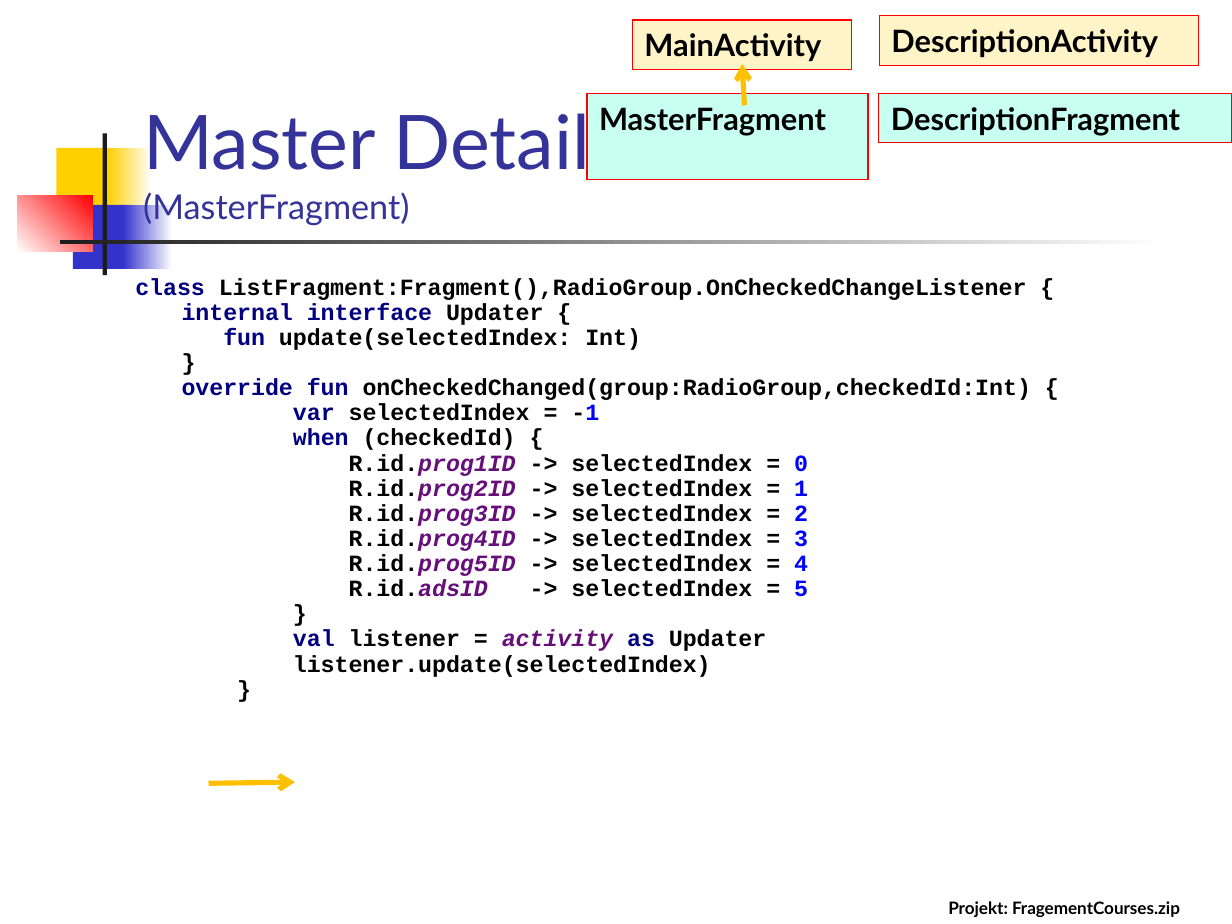
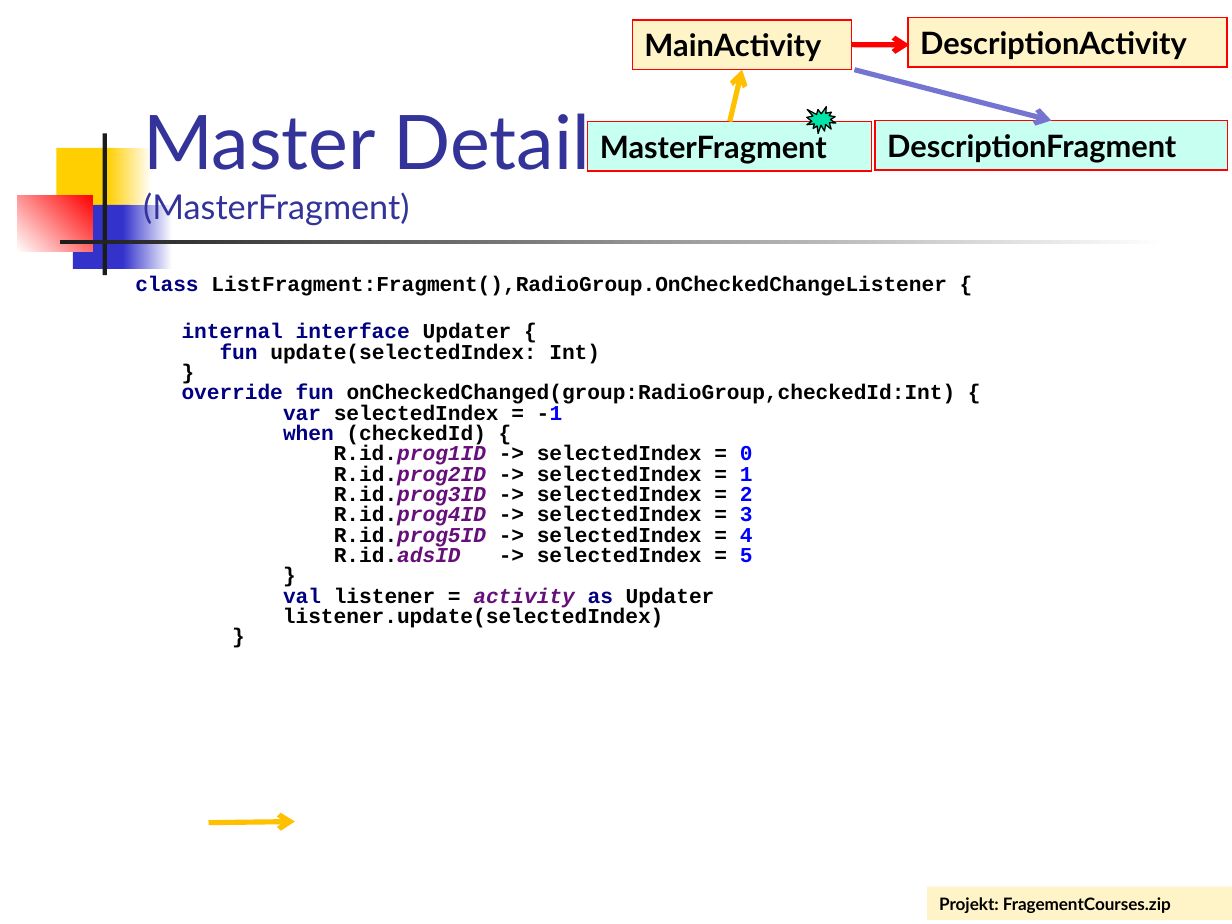
Before and after one commit to vmandro/Prednasky, a slide deck: slide 37 of 06/06_Android.ppt. Drawn at 1232x924 pixels with LibreOffice and Linux fonts; fonts in the diff are those of the drawing. Boxes give left, top, right and bottom in pixels: in the first picture for what was removed or moved away, otherwise in the second. Text is boxed around its words. In the diff, an @@ line names an element or a change of style, - is before the commit and + after.

```diff
--- a/06/06_Android.ppt
+++ b/06/06_Android.ppt
@@ rectangle "DescriptionActivity": place and size @@
-rectangle "DescriptionActivity" at <box>880,16,1199,65</box>
+rectangle "DescriptionActivity" at <box>908,17,1227,67</box>
@@ arrow added from (851, 44) to (909, 44), #FF0000 3 pt @@
@@ arrow moved from (744, 105) - (742, 64) to (729, 122) - (742, 70) @@
@@ arrow added from (855, 70) to (1051, 121), #7575D1 3 pt @@
@@ irregular seal added at <box>807,107,837,134</box>, fill #00E4A8, outline #000000 0.74 pt @@
@@ rectangle "MasterFragment": place and size @@
-rectangle "MasterFragment" at <box>586,94,867,180</box>
+rectangle "MasterFragment" at <box>588,122,871,171</box>
@@ rectangle "DescriptionFragment": place and size @@
-rectangle "DescriptionFragment" at <box>878,94,1231,143</box>
+rectangle "DescriptionFragment" at <box>875,121,1227,170</box>
@@ text at <box>135,276,956,628</box>: text changed; size 13.6 to 12.4 pt @@
-class ListFragment:Fragment(),RadioGroup.OnCheckedChangeListener {
-internal interface Updater {
-fun update(selectedIndex: Int)
-}
-override fun onCheckedChanged(group:RadioGroup,checkedId:Int) {
-var selectedIndex = -1
-when (checkedId) {
-R.id.prog1ID -> selectedIndex = 0
-R.id.prog2ID -> selectedIndex = 1
-R.id.prog3ID -> selectedIndex = 2
-R.id.prog4ID -> selectedIndex = 3
-R.id.prog5ID -> selectedIndex = 4
-R.id.adsID -> selectedIndex = 5
-}
-val listener = activity as Updater
-listener.update(selectedIndex)
-}
+class ListFragment:Fragment(),RadioGroup.OnCheckedChangeListener {
+internal interface Updater {
+fun update(selectedIndex: Int)
+}
+override fun onCheckedChanged(group:RadioGroup,checkedId:Int) {
+var selectedIndex = -1
+when (checkedId) {
+R.id.prog1ID -> selectedIndex = 0
+R.id.prog2ID -> selectedIndex = 1
+R.id.prog3ID -> selectedIndex = 2
+R.id.prog4ID -> selectedIndex = 3
+R.id.prog5ID -> selectedIndex = 4
+R.id.adsID -> selectedIndex = 5
+}
+val listener = activity as Updater
+listener.update(selectedIndex)
+}
@@ arrow moved from (208, 784) - (294, 782) to (208, 823) - (294, 822) @@
@@ rectangle "Projekt: FragementCourses.zip": place and size @@
-rectangle "Projekt: FragementCourses.zip" at <box>948,901,1180,917</box>
+rectangle "Projekt: FragementCourses.zip" at <box>926,887,1232,920</box>
@@ rectangle "Projekt: FragementCourses.zip" at <box>926,887,1232,920</box>: fill none to #FFF4C8 @@
```
Also in this commit, not shown: 39 other slides changed, 1 slide added, 1 slide removed, 2 other files.
